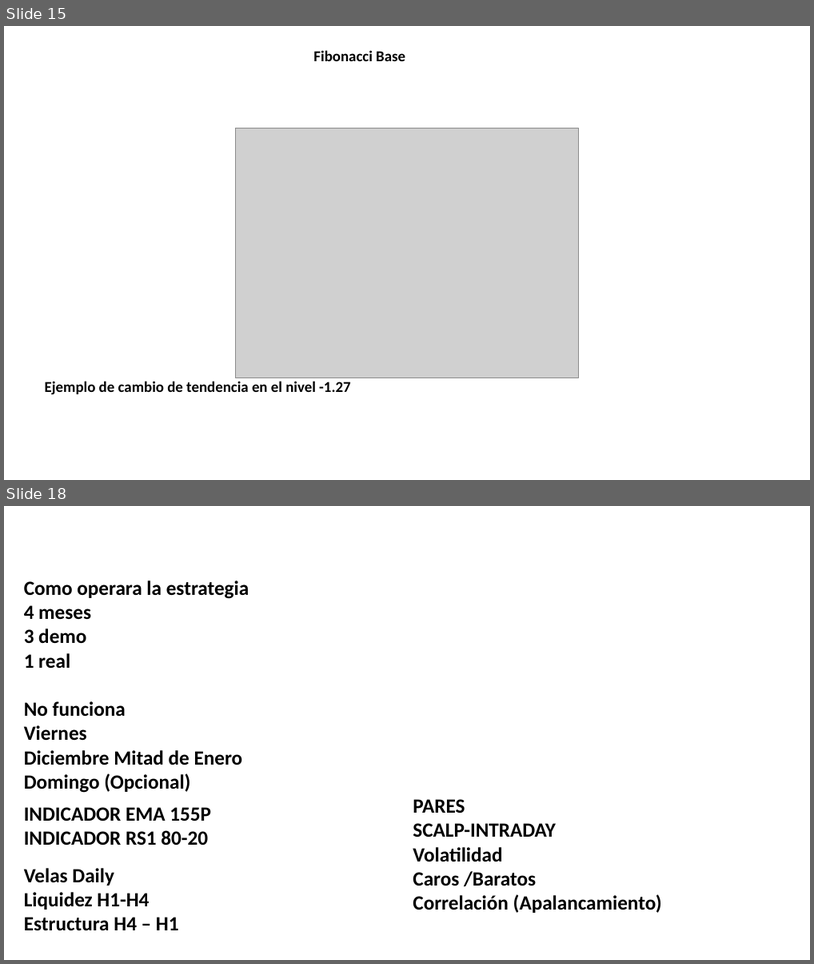
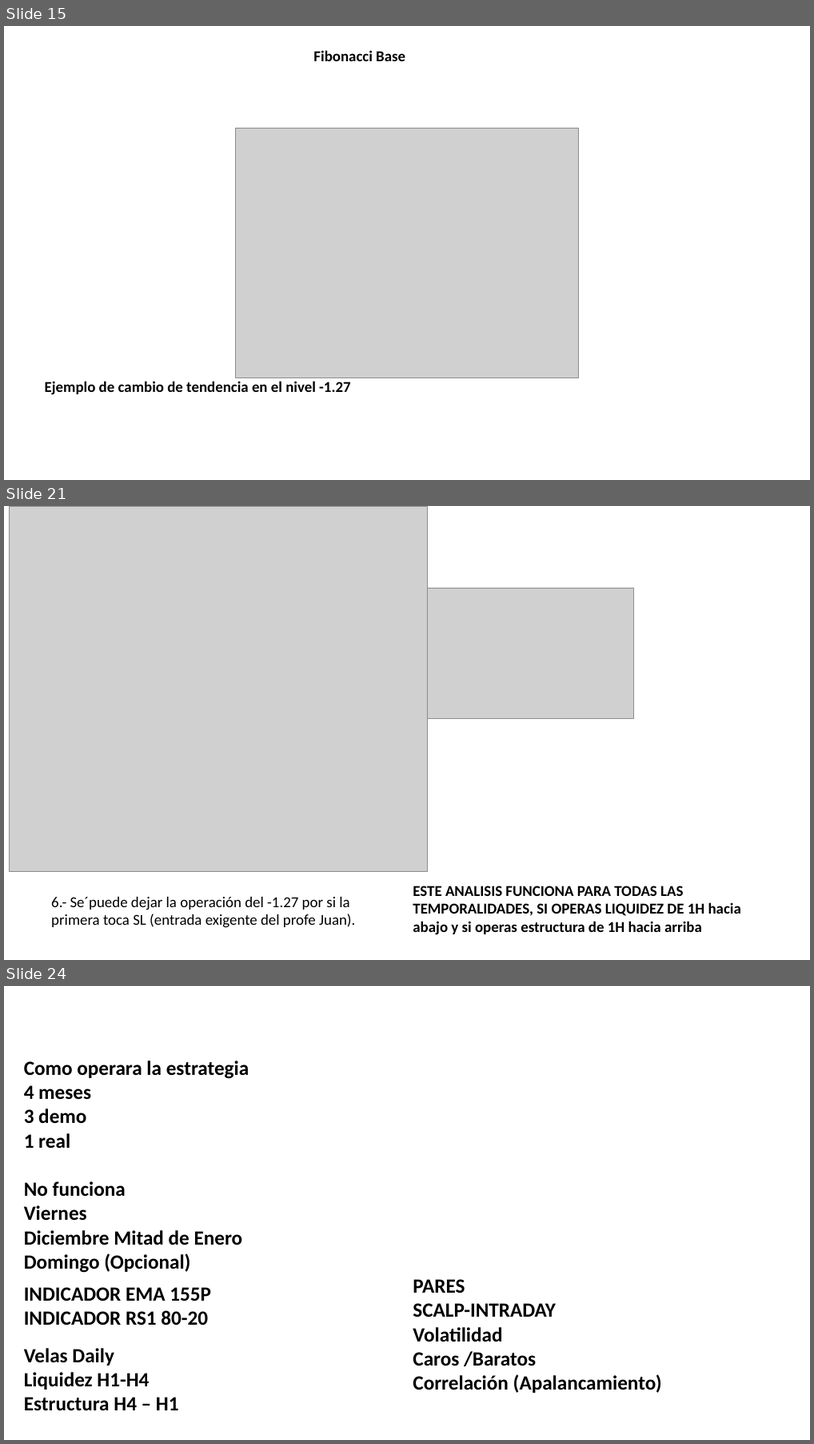
Before and after one commit to Edd1eware/Yields_Academy, a slide deck: Manual_YIELDS_ACADEMY.pptx. Shown one above the other, each under a label of ours: slides 15 and 18 before the commit, slides 15, 21 and 24 after it; the slides between them are not shown. The pictures are 814x964 and 814x1444 pixels, drawn with LibreOffice and Linux fonts; fonts in the diff are those of the drawing; grey boxes stand for pictures. Boxes give left, top, right and bottom in pixels: in the first picture for what was removed or moved away, otherwise in the second. Text is boxed around its words. In the diff, an @@ line names an element or a change of style, - is before the commit and + after.

```diff
--- a/Manual_YIELDS_ACADEMY.pptx
+++ b/Manual_YIELDS_ACADEMY.pptx
@@ slide 21 added at bbox=[4, 506, 810, 960], background #FFFFFF @@
@@ picture added at bbox=[9, 506, 427, 872] @@
@@ picture added at bbox=[427, 588, 634, 718] @@
@@ text added at bbox=[413, 885, 742, 935], 18 pt, text #000000, bold @@
+ESTE ANALISIS FUNCIONA PARA TODAS LAS TEMPORALIDADES, SI OPERAS LIQUIDEZ DE 1H hacia abajo y si operas estructura de 1H hacia arriba
@@ text added at bbox=[51, 896, 355, 928], 18 pt, text #000000 @@
+6.- Se´puede dejar la operación del -1.27 por si la primera toca SL (entrada exigente del profe Juan).
@@ what was slide 18 is now slide 24 @@
```
Also in this commit, not shown: 1 slide changed, 6 other slides added, 1 slide removed.
